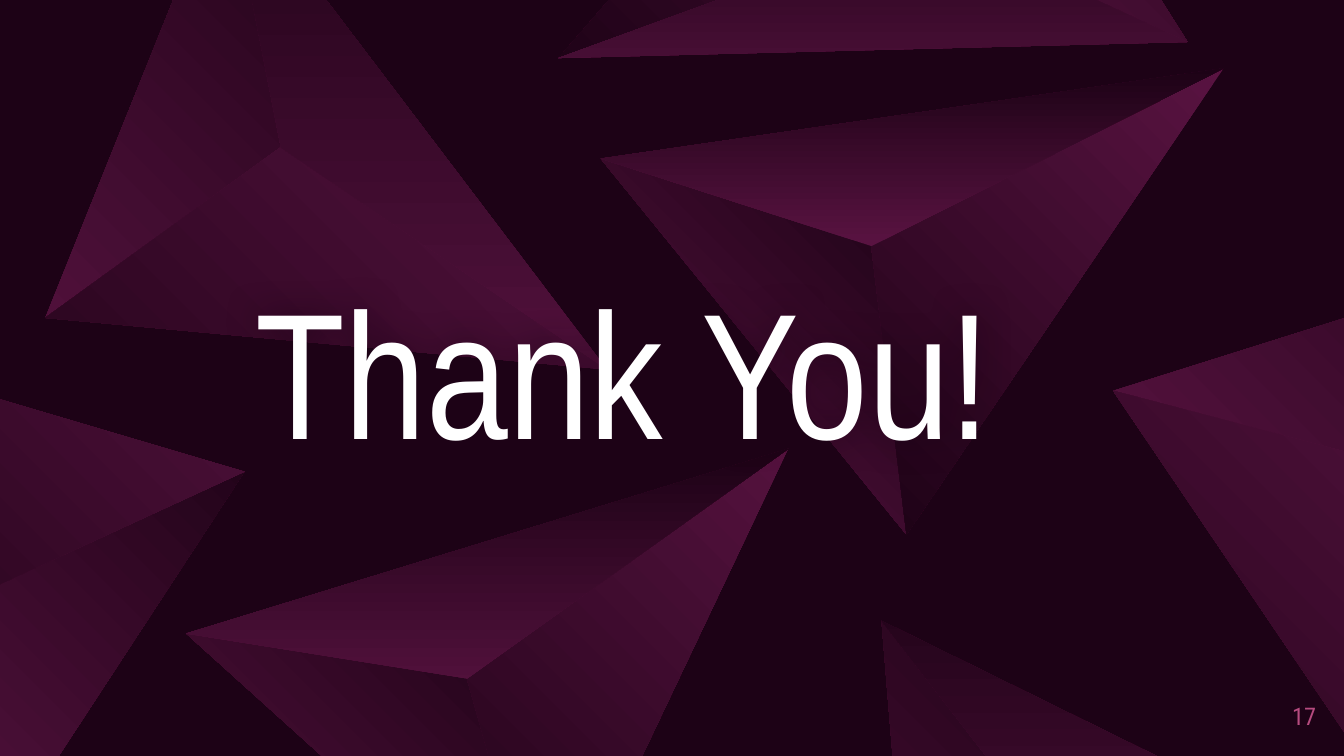
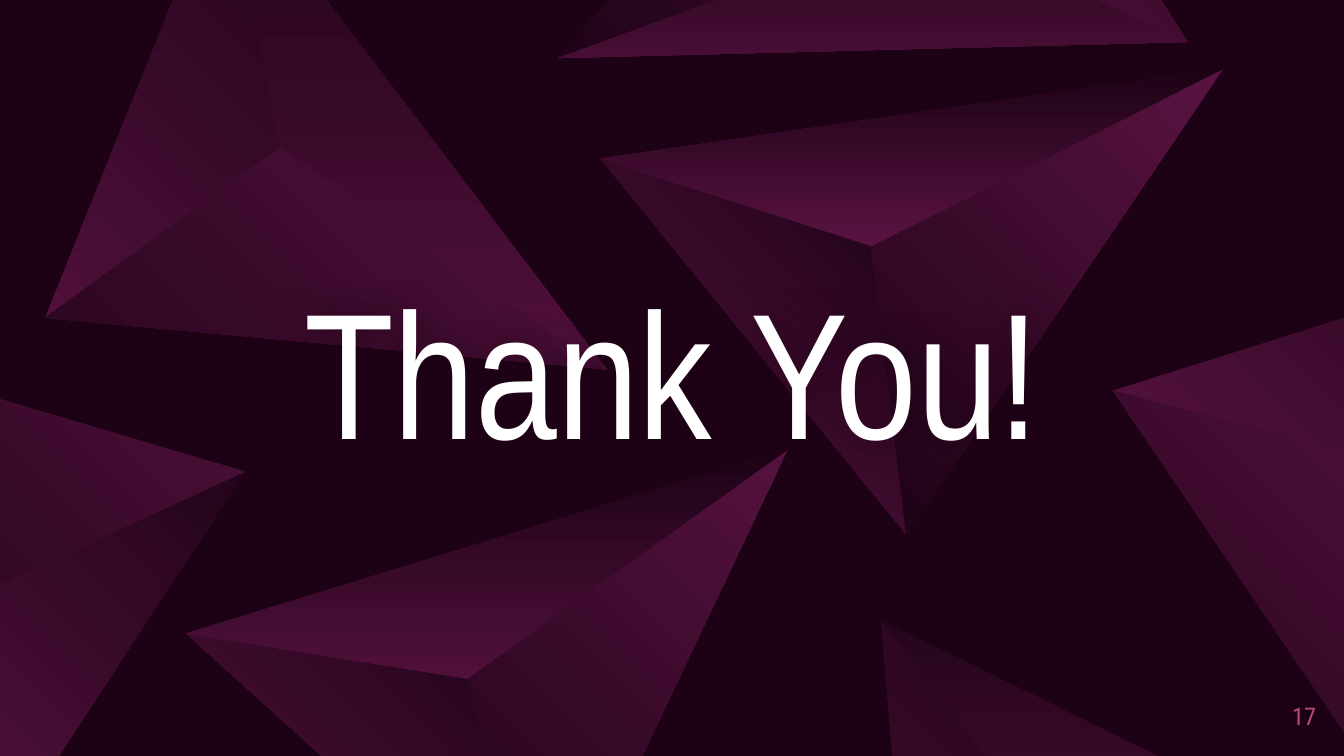
Before and after one commit to Abhisheknayak-programer/Semester, a slide deck: slide 17 of 7 Semester Seminar/Git and Github - Copy.pptx. Drawn at 1344x756 pixels with LibreOffice and Linux fonts; fonts in the diff are those of the drawing. Boxes give left, top, right and bottom in pixels: in the first picture for what was removed or moved away, otherwise in the second. Text is boxed around its words. In the diff, an @@ line names an element or a change of style, - is before the commit and + after.

```diff
--- a/7 Semester Seminar/Git and Github - Copy.pptx
+++ b/7 Semester Seminar/Git and Github - Copy.pptx
@@ title "Thank You!" at box(304, 294, 1040, 441): alignment left to centre @@
```
Also in this commit, not shown: 6 other slides changed, 1 other file.
